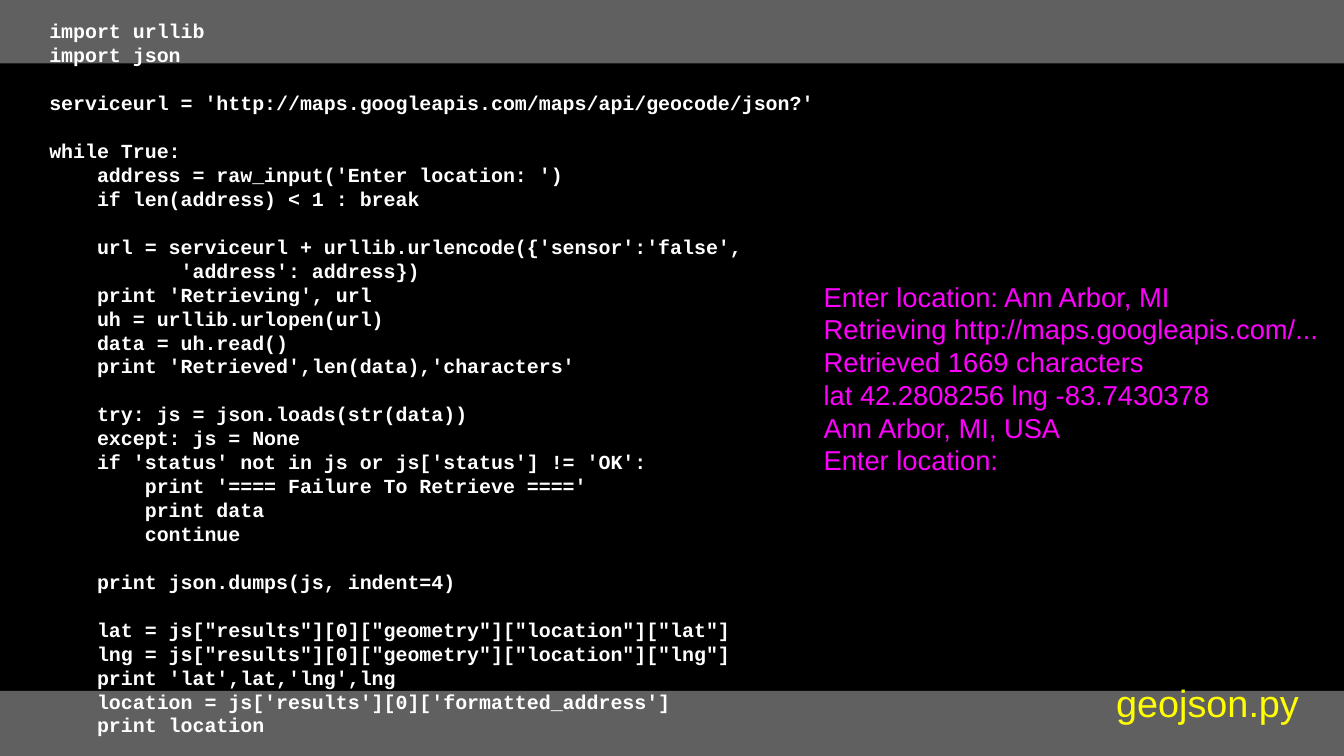
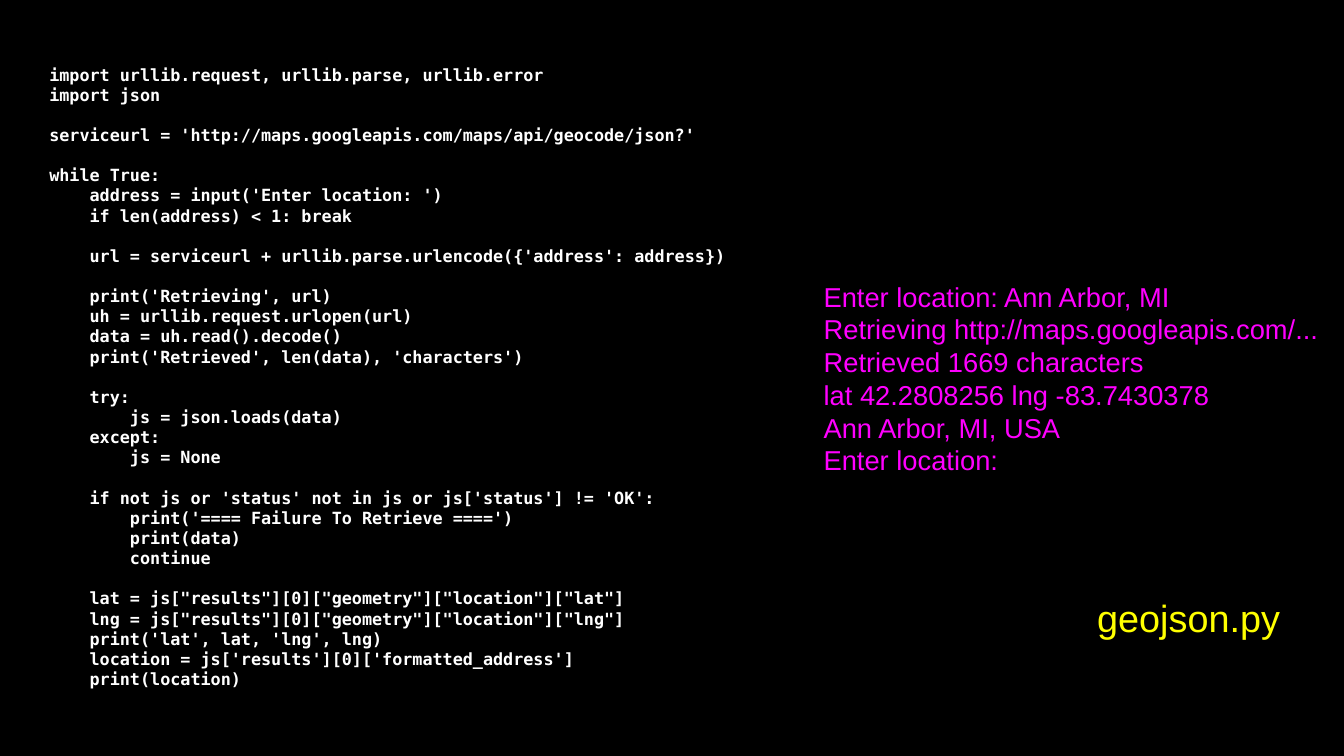
Before and after one commit to csev/py4e, a slide deck: slide 43 of lectures3/Pythonlearn-13-WebServices.pptx (slide 44 before the commit). Drawn at 1344x756 pixels with LibreOffice and Linux fonts; fonts in the diff are those of the drawing. Boxes give left, top, right and bottom in pixels: in the first picture for what was removed or moved away, otherwise in the second. Text is boxed around its words. In the diff, an @@ line names an element or a change of style, - is before the commit and + after.

```diff
--- a/lectures3/Pythonlearn-13-WebServices.pptx
+++ b/lectures3/Pythonlearn-13-WebServices.pptx
@@ rectangle removed at box(0, 0, 1344, 63) @@
@@ text at box(49, 67, 544, 85): text changed; size 19 to 16 pt; font Courier New to DejaVu Sans Mono @@
-import urllib
+import urllib.request, urllib.parse, urllib.error
@@ text at box(49, 88, 694, 669): size 19 to 16 pt, font Courier New to DejaVu Sans Mono in "import json", "serviceurl = 'http://maps.googleapis.com/maps/api/geocode/js ...", "while True:", "continue" and 3 more places @@
@@ text "import urllib.request, urllib.parse, urllib.error": place and size @@
-text "import urllib.request, urllib.parse, urllib.error" at box(49, 24, 814, 736)
+text "import urllib.request, urllib.parse, urllib.error" at box(49, 67, 725, 689)
@@ text at box(90, 188, 725, 548): text changed; size 19 to 16 pt; font Courier New to DejaVu Sans Mono @@
-address = raw_input('Enter location: ')
-if len(address) < 1 : break
-url = serviceurl + urllib.urlencode({'sensor':'false',
-'address': address})
-print 'Retrieving', url
-uh = urllib.urlopen(url)
-data = uh.read()
-print 'Retrieved',len(data),'characters'
-try: js = json.loads(str(data))
-except: js = None
-if 'status' not in js or js['status'] != 'OK':
-print '==== Failure To Retrieve ===='
-print data
+address = input('Enter location: ')
+if len(address) < 1: break
+url = serviceurl + urllib.parse.urlencode({'address': address})
+print('Retrieving', url)
+uh = urllib.request.urlopen(url)
+data = uh.read().decode()
+print('Retrieved', len(data), 'characters')
+try:
+js = json.loads(data)
+except:
+js = None
+if not js or 'status' not in js or js['status'] != 'OK':
+print('==== Failure To Retrieve ====')
+print(data)
@@ text at box(97, 575, 455, 593): paragraph removed @@
-print json.dumps(js, indent=4)
@@ text "geojson.py": place and size @@
-text "geojson.py" at box(1116, 687, 1299, 724)
+text "geojson.py" at box(1097, 604, 1280, 640)
@@ text at box(90, 632, 382, 649): text changed; size 19 to 16 pt; font Courier New to DejaVu Sans Mono @@
-print 'lat',lat,'lng',lng
+print('lat', lat, 'lng', lng)
@@ text at box(90, 672, 241, 689): text changed; size 19 to 16 pt; font Courier New to DejaVu Sans Mono @@
-print location
+print(location)
@@ rectangle at box(0, 691, 1344, 756): fill #606060 to #000000 @@
```
Also in this commit, not shown: 47 other slides changed, 8 slides added, 9 slides removed, 7 other files.
